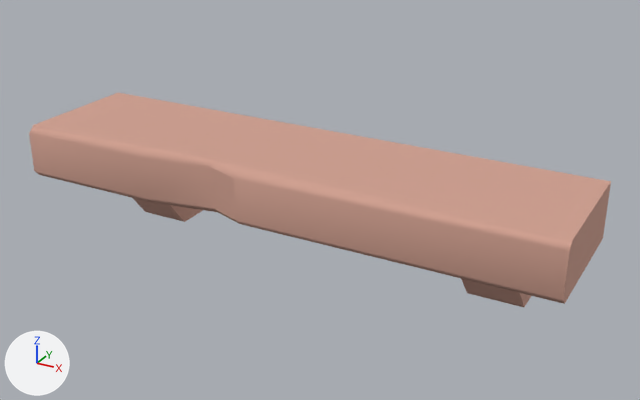
One commit to the glTF model example_game/world/props/shelf-large.prop/model.glb: the scene before it, then after it.
Before and after are seen from a 50 mm camera at (1.011, -1.721, 1.044) aimed at (0.044, 0.037, 0.165). Lighting does not change. The marker at lower left points along +X, +Y and +Z. The older version comes first. Vertices at exactly the same position are counted once.

Before the edit, the objects in view are built like this:
```python
me_model = bpy.data.meshes.new('model')
me_model.from_pydata(...)  # 48 vertices, 76 faces; spans x -0.7..0.7, y -0.175..0.175, z -0.02..0.295
me_model.materials.append(mat_style)
ob_model = bpy.data.objects.new('model', me_model)
ob_model.location = (0.0, 0.0, 0.0)
```
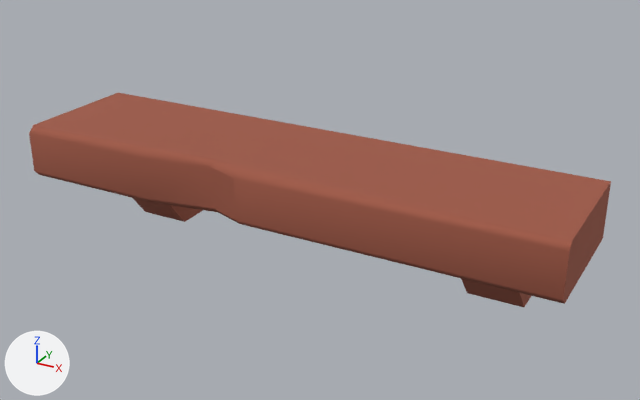
The edits, one by one:
me_model has 48 vertices, 76 faces and spans x -0.7..0.7, y -0.175..0.175, z -0.02..0.295.
me_model is used by ob_model.
me_model part 1: 76 faces centred in x -0.7..0.7, y -0.175..0.175, z -0.02..0.295 are repainted in the vertex colours; the middle colour goes from beige #d0a090 to brown #a05a47.

Location of each change, (x1, y1, x2, y2) in pixels of the pictures (640 x 400 px):
part 1 of me_model, recoloured (beige to brown): (29, 93, 611, 307) in both
